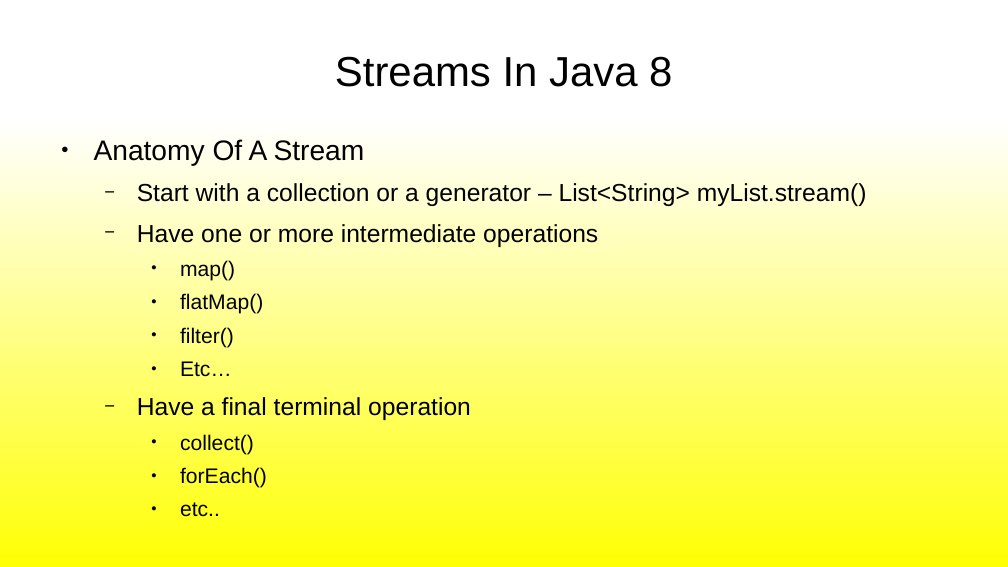
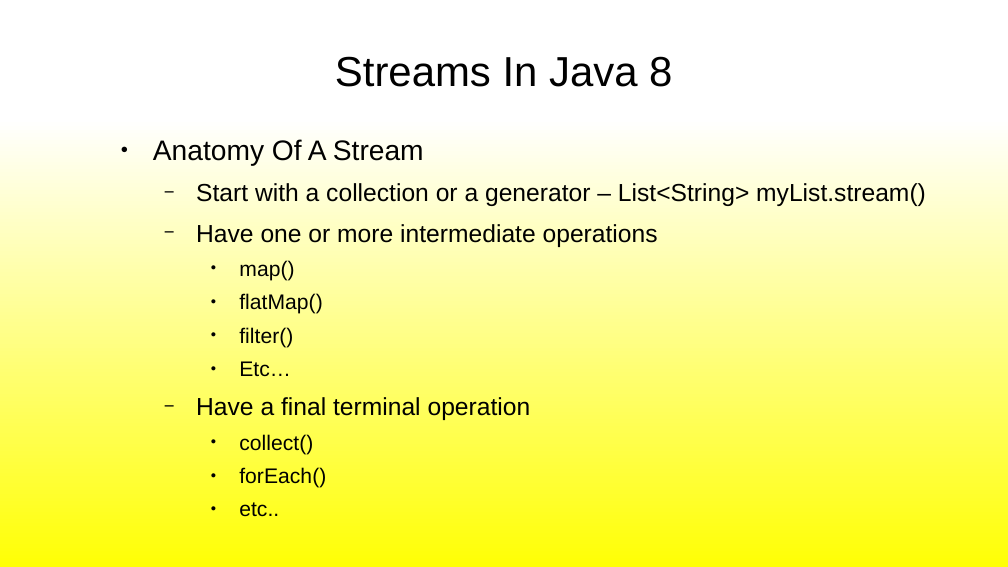
Before and after one commit to JUGGL/2016-august-collections-streams, a slide deck: slide 4 of CollectionsAndStreams.odp. Drawn at 1008x567 pixels with LibreOffice and Linux fonts; fonts in the diff are those of the drawing; background and template pictures are left out. Boxes give left, top, right and bottom in pixels: in the first picture for what was removed or moved away, otherwise in the second. Text is boxed around its words. In the diff, an @@ line names an element or a change of style, - is before the commit and + after.

```diff
--- a/CollectionsAndStreams.odp
+++ b/CollectionsAndStreams.odp
@@ text "Anatomy Of A Stream": place and size @@
-text "Anatomy Of A Stream" at (94, 139, 867, 455)
+text "Anatomy Of A Stream" at (153, 139, 926, 455)
```
Also in this commit, not shown: 3 other slides changed, 2 other files.
